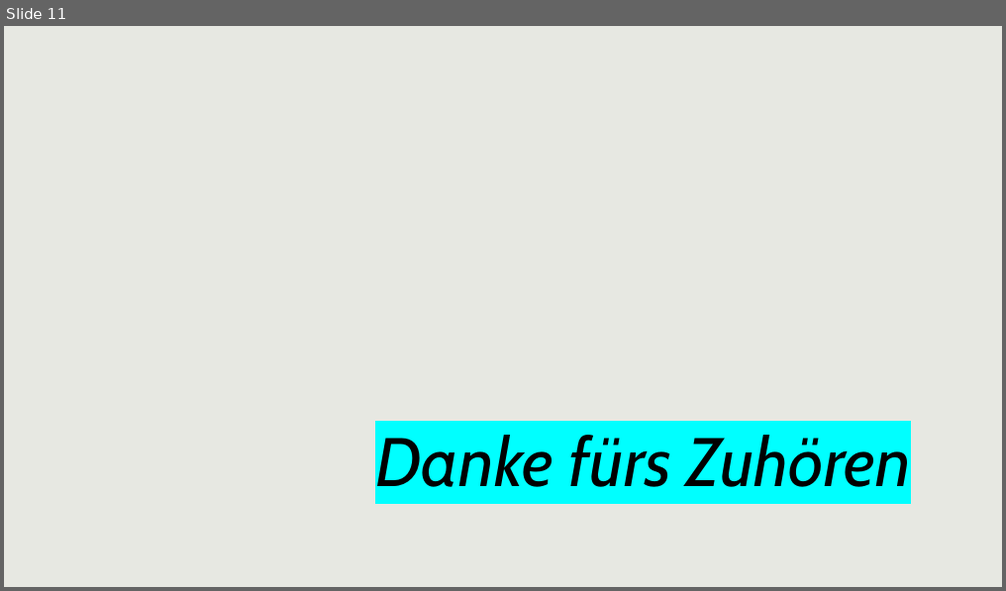
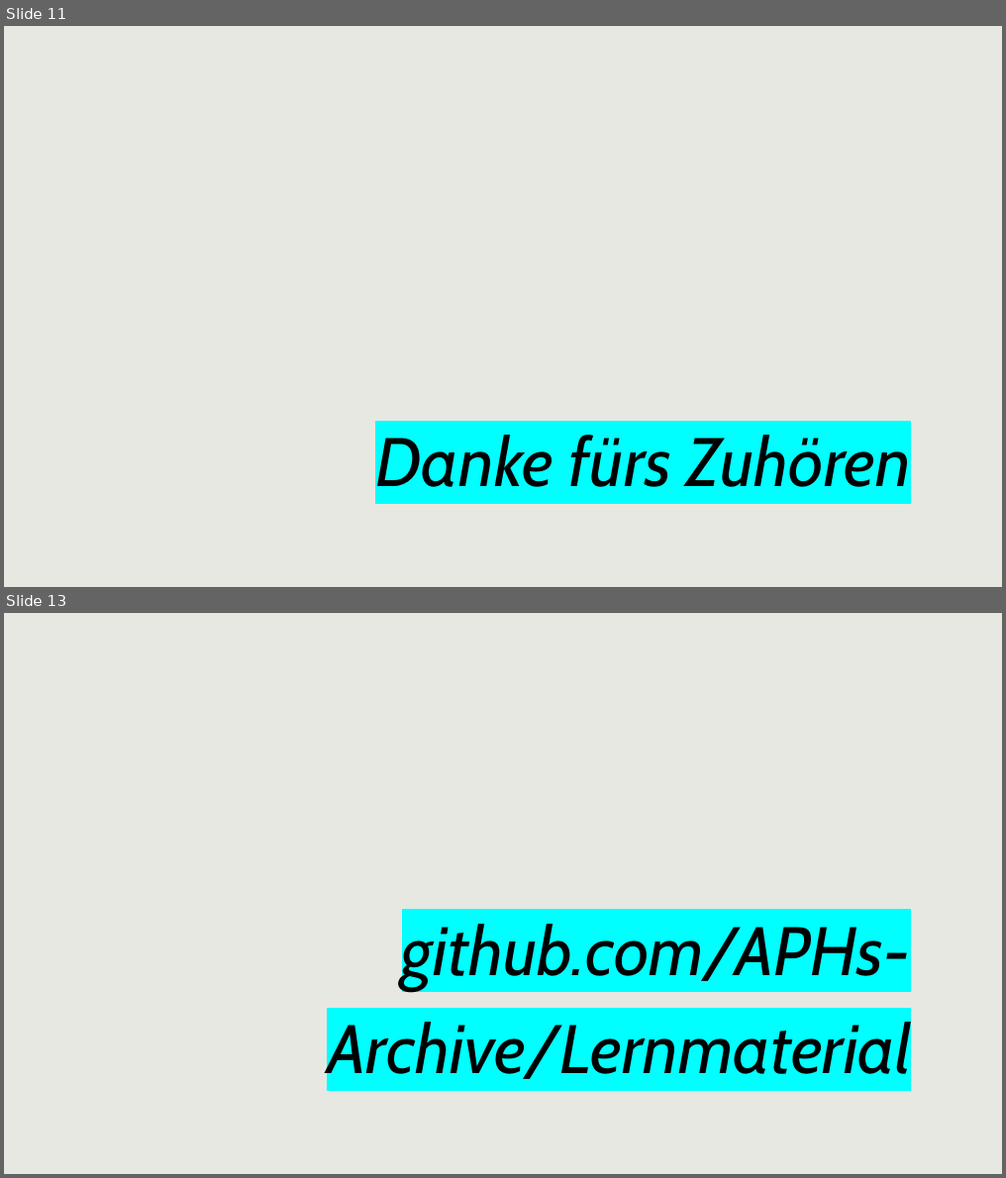
Before and after one commit to APHs-Archive/Lernmaterial, a slide deck: 2. Lehrjahr/PuG/Religiöser Extremismus/Präsentation.pptx. Shown one above the other, each under a label of ours: slide 11 before the commit, slides 11 and 13 after it; the slides between them are not shown. The pictures are 1006x591 and 1006x1178 pixels, drawn with LibreOffice and Linux fonts; fonts in the diff are those of the drawing. Boxes give left, top, right and bottom in pixels: in the first picture for what was removed or moved away, otherwise in the second. Text is boxed around its words. In the diff, an @@ line names an element or a change of style, - is before the commit and + after.

```diff
--- a/2. Lehrjahr/PuG/Religiöser Extremismus/Präsentation.pptx
+++ b/2. Lehrjahr/PuG/Religiöser Extremismus/Präsentation.pptx
@@ slide 13 added at [4,613,1002,1174], background #E7E8E2 @@
@@ text added at [327,917,912,1079], 66 pt, text #000000, italic @@
+github.com/APHs-Archive/Lernmaterial
```
Also in this commit, not shown: 1 slide changed, 2 other files.
